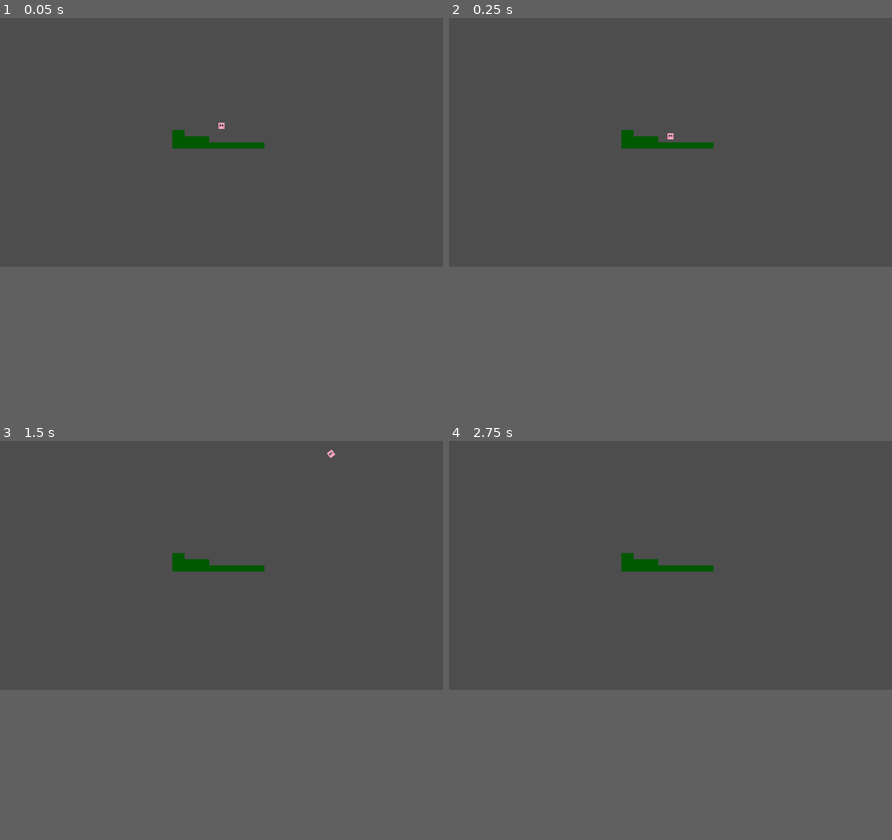
Above: before the commit, frames 1-4 (two rows, left to right).
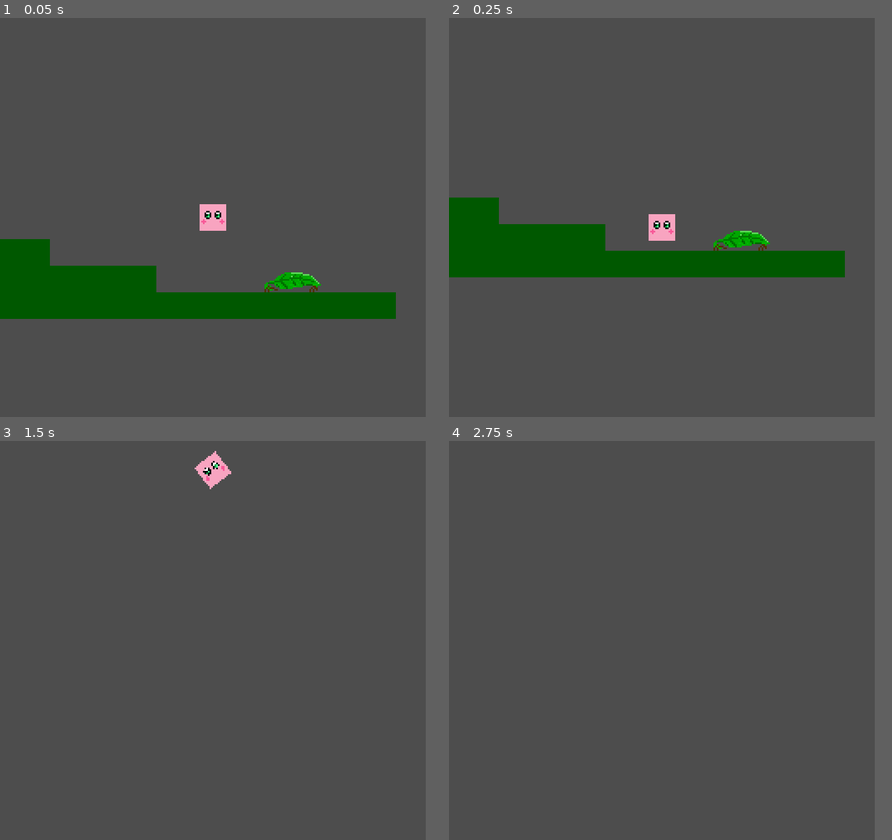
Above: after the commit, the same moments.

Repository: MateusVBC/NES-Jam-02
Game: Godot game, scene res://scenes/game/game.tscn
The game is run twice, just before and just after one commit, with the same random seed, the same clock (stepped at 60 frames per second) and the same inputs.
Inputs:
- Up to frame 1 (0.05 s): no input
- Up to frame 2 (0.25 s): no input
- Up to frame 3 (1.5 s): tap Enter (ui_accept) at 0.5, 0.77, 0.8, 1.07, 1.35 s; hold Right (ui_right) from 0.53 s (still down); tap A (absorb, bound only after the commit) at 0.6 s
- Up to frame 4 (2.75 s): tap Enter (ui_accept) at 1.52, 1.82, 2, 2.3 s; tap A (absorb, bound only after the commit) at 1.55, 2.1 s; release Right (ui_right) at 2.03 s; hold Left (ui_left) from 2.03 s (still down)
In our replay, the window is 799x449 before the commit and 768x720 after it. These sizes can differ from the game's own. Grey fills any space a smaller window leaves; there, only what the larger window draws over its background counts as a difference.

The runs differ from the first frame. In frame 1, 10% of the frame differs, in the area x 0-90%, y 26-76%; in frame 2, 10%, in the area x 0-90%, y 28-65%; in frame 3, 0.9%; in frame 4, 0.5%.

Commit message:
partial commit

Diff:
--- a/project.godot
+++ b/project.godot
@@ -15,6 +15,29 @@
 config/features=PackedStringArray("4.2", "Forward Plus")
 config/icon="res://icon.svg"
 
+[display]
+
+window/size/viewport_width=256
+window/size/viewport_height=240
+window/size/window_width_override=1280
+window/size/window_height_override=960
+window/stretch/mode="viewport"
+
+[input]
+
+absorb={
+"deadzone": 0.5,
+"events": [Object(InputEventKey,"resource_local_to_scene":false,"resource_name":"","device":-1,"window_id":0,"alt_pressed":false,"shift_pressed":false,"ctrl_pressed":false,"meta_pressed":false,"pressed":false,"keycode":0,"physical_keycode":65,"key_label":0,"unicode":97,"echo":false,"script":null)
+, Object(InputEventKey,"resource_local_to_scene":false,"resource_name":"","device":-1,"window_id":0,"alt_pressed":false,"shift_pressed":false,"ctrl_pressed":false,"meta_pressed":false,"pressed":false,"keycode":0,"physical_keycode":90,"key_label":0,"unicode":122,"echo":false,"script":null)
+]
+}
+clear={
+"deadzone": 0.5,
+"events": [Object(InputEventKey,"resource_local_to_scene":false,"resource_name":"","device":-1,"window_id":0,"alt_pressed":false,"shift_pressed":false,"ctrl_pressed":false,"meta_pressed":false,"pressed":false,"keycode":0,"physical_keycode":83,"key_label":0,"unicode":115,"echo":false,"script":null)
+, Object(InputEventKey,"resource_local_to_scene":false,"resource_name":"","device":-1,"window_id":0,"alt_pressed":false,"shift_pressed":false,"ctrl_pressed":false,"meta_pressed":false,"pressed":false,"keycode":0,"physical_keycode":88,"key_label":0,"unicode":120,"echo":false,"script":null)
+]
+}
+
 [rendering]
 
 textures/canvas_textures/default_texture_filter=0
--- /dev/null
+++ b/scenes/entity/player.tscn
@@ -0,0 +1,86 @@
+[gd_scene load_steps=9 format=3 uid="uid://dglqe06b31g4j"]
+
+[ext_resource type="Script" path="res://scripts/entity/player.gd" id="1_r7ntd"]
+[ext_resource type="Texture2D" uid="uid://deqv5cx2gwe1n" path="res://assets/player/player.png" id="2_66pu1"]
+[ext_resource type="Script" path="res://scripts/entity/upgrade_manager.gd" id="3_1pgcn"]
+
+[sub_resource type="RectangleShape2D" id="RectangleShape2D_wkuhb"]
+size = Vector2(16, 16)
+
+[sub_resource type="RectangleShape2D" id="RectangleShape2D_5kqxh"]
+size = Vector2(14, 2)
+
+[sub_resource type="RectangleShape2D" id="RectangleShape2D_n4806"]
+size = Vector2(14, 2)
+
+[sub_resource type="RectangleShape2D" id="RectangleShape2D_mhowt"]
+size = Vector2(14, 1.99997)
+
+[sub_resource type="RectangleShape2D" id="RectangleShape2D_cqvu5"]
+size = Vector2(14, 2.00003)
+
+[node name="Player" type="CharacterBody2D"]
+script = ExtResource("1_r7ntd")
+
+[node name="CollisionShape2D" type="CollisionShape2D" parent="."]
+shape = SubResource("RectangleShape2D_wkuhb")
+
+[node name="Sprite2D" type="Sprite2D" parent="."]
+texture = ExtResource("2_66pu1")
+
+[node name="PowerUp Manager" type="Node2D" parent="."]
+script = ExtResource("3_1pgcn")
+
+[node name="SpriteUp" type="Sprite2D" parent="PowerUp Manager"]
+
+[node name="SpriteDown" type="Sprite2D" parent="PowerUp Manager"]
+rotation = -3.14159
+
+[node name="SpriteRight" type="Sprite2D" parent="PowerUp Manager"]
+rotation = 1.57079
+
+[node name="SpriteLeft" type="Sprite2D" parent="PowerUp Manager"]
+rotation = -1.5708
+
+[node name="Up" type="Area2D" parent="PowerUp Manager" groups=["power_up"]]
+position = Vector2(0, -8)
+collision_layer = 0
+collision_mask = 2
+
+[node name="CollisionShape2D" type="CollisionShape2D" parent="PowerUp Manager/Up"]
+shape = SubResource("RectangleShape2D_5kqxh")
+
+[node name="Down" type="Area2D" parent="PowerUp Manager" groups=["power_up"]]
+position = Vector2(0, 8)
+collision_layer = 0
+collision_mask = 2
+
+[node name="CollisionShape2D" type="CollisionShape2D" parent="PowerUp Manager/Down"]
+shape = SubResource("RectangleShape2D_n4806")
+
+[node name="Right" type="Area2D" parent="PowerUp Manager" groups=["power_up"]]
+position = Vector2(8, 0)
+rotation = 1.57079
+collision_layer = 0
+collision_mask = 2
+
+[node name="CollisionShape2D" type="CollisionShape2D" parent="PowerUp Manager/Right"]
+shape = SubResource("RectangleShape2D_mhowt")
+
+[node name="Left" type="Area2D" parent="PowerUp Manager" groups=["power_up"]]
+position = Vector2(-8, 0)
+rotation = 1.57079
+collision_layer = 0
+collision_mask = 2
+
+[node name="CollisionShape2D" type="CollisionShape2D" parent="PowerUp Manager/Left"]
+shape = SubResource("RectangleShape2D_cqvu5")
+
+[connection signal="area_entered" from="PowerUp Manager/Up" to="PowerUp Manager" method="_on_up_area_entered"]
+[connection signal="area_exited" from="PowerUp Manager/Up" to="PowerUp Manager" method="_on_up_area_exited"]
+[connection signal="area_entered" from="PowerUp Manager/Down" to="PowerUp Manager" method="_on_down_area_entered"]
+[connection signal="area_exited" from="PowerUp Manager/Down" to="PowerUp Manager" method="_on_down_area_exited"]
+[connection signal="area_entered" from="PowerUp Manager/Right" to="PowerUp Manager" method="_on_right_area_entered"]
+[connection signal="area_exited" from="PowerUp Manager/Right" to="PowerUp Manager" method="_on_right_area_exited"]
+[connection signal="area_entered" from="PowerUp Manager/Left" to="PowerUp Manager" method="_on_left_area_entered"]
+[connection signal="area_exited" from="PowerUp Manager/Left" to="PowerUp Manager" method="_on_left_area_exited"]
--- /dev/null
+++ b/scenes/entity/power_up.tscn
@@ -0,0 +1,20 @@
+[gd_scene load_steps=3 format=3 uid="uid://kp8e6a1ejlmy"]
+
+[ext_resource type="Texture2D" uid="uid://bbakqcg8rshok" path="res://assets/player/leaf_upgrade.png" id="1_7p5dn"]
+
+[sub_resource type="CapsuleShape2D" id="CapsuleShape2D_mrpc0"]
+radius = 6.0
+height = 34.0
+
+[node name="Leaf" type="Area2D" groups=["power_up"]]
+position = Vector2(-47, -23)
+collision_layer = 2
+collision_mask = 0
+
+[node name="CollisionShape2D" type="CollisionShape2D" parent="."]
+rotation = -1.5708
+shape = SubResource("CapsuleShape2D_mrpc0")
+
+[node name="Sprite2D" type="Sprite2D" parent="."]
+position = Vector2(-1, 18)
+texture = ExtResource("1_7p5dn")
--- a/scenes/game/game.tscn
+++ b/scenes/game/game.tscn
@@ -1,6 +1,7 @@
-[gd_scene load_steps=6 format=3 uid="uid://cy0x7sblihosr"]
+[gd_scene load_steps=7 format=3 uid="uid://cy0x7sblihosr"]
 
-[ext_resource type="PackedScene" uid="uid://dglqe06b31g4j" path="res://scenes/game/player.tscn" id="1_v6h00"]
+[ext_resource type="PackedScene" uid="uid://kp8e6a1ejlmy" path="res://scenes/entity/power_up.tscn" id="1_6ncmw"]
+[ext_resource type="PackedScene" uid="uid://dglqe06b31g4j" path="res://scenes/entity/player.tscn" id="1_v6h00"]
 [ext_resource type="Texture2D" uid="uid://bix3idt8npenm" path="res://assets/tiles.png" id="2_pipt6"]
 
 [sub_resource type="TileSetAtlasSource" id="TileSetAtlasSource_qh07c"]
@@ -140,6 +141,9 @@
 
 [node name="Game" type="Node2D"]
 
+[node name="Leaf" parent="." instance=ExtResource("1_6ncmw")]
+position = Vector2(50, -6)
+
 [node name="TileMap" type="TileMap" parent="."]
 tile_set = SubResource("TileSet_hn2pm")
 format = 2
@@ -147,11 +151,14 @@
 layer_0/tile_data = PackedInt32Array(65532, 0, 0, 65533, 0, 0, 65534, 0, 0, 65535, 0, 0, 0, 0, 0, 1, 0, 0, 2, 0, 0, 3, 0, 0, 4, 0, 0, 5, 0, 0, 6, 0, 0, 65531, 0, 0, 65530, 0, 0, 65529, 0, 0, 65528, 0, 0, -3, 0, 0, -4, 0, 0, -5, 0, 0, -6, 0, 0, -7, 0, 0, -65543, 0, 0, -8, 0, 0, -65544, 0, 0)
 
 [node name="Player" parent="." instance=ExtResource("1_v6h00")]
-position = Vector2(0, -45)
+position = Vector2(2, -47)
 
-[node name="Camera2D" type="Camera2D" parent="."]
+[node name="Camera2D" type="Camera2D" parent="Player"]
+limit_top = -300
+limit_bottom = 100
 
 [node name="StaticBody2D" type="StaticBody2D" parent="."]
+position = Vector2(-72, 170)
 
 [node name="CollisionShape2D" type="CollisionShape2D" parent="StaticBody2D"]
 shape = SubResource("WorldBoundaryShape2D_8c5f3")
--- a/scenes/game/player.tscn
+++ /dev/null
@@ -1,16 +0,0 @@
-[gd_scene load_steps=4 format=3 uid="uid://dglqe06b31g4j"]
-
-[ext_resource type="Script" path="res://scripts/entity/player.gd" id="1_r7ntd"]
-[ext_resource type="Texture2D" uid="uid://deqv5cx2gwe1n" path="res://assets/player/player.png" id="2_66pu1"]
-
-[sub_resource type="RectangleShape2D" id="RectangleShape2D_wkuhb"]
-size = Vector2(32, 32)
-
-[node name="Player" type="CharacterBody2D"]
-script = ExtResource("1_r7ntd")
-
-[node name="CollisionShape2D" type="CollisionShape2D" parent="."]
-shape = SubResource("RectangleShape2D_wkuhb")
-
-[node name="Sprite2D" type="Sprite2D" parent="."]
-texture = ExtResource("2_66pu1")
--- a/scripts/entity/player.gd
+++ b/scripts/entity/player.gd
@@ -4,13 +4,19 @@
 const SPEED = 300.0
 const JUMP_VELOCITY = -400.0
 
+@onready var powerUpManager = $"PowerUp Manager"
+
+@export var powerUps := {"up": false, "down": false, "right": false, "left": false};
+
 # Get the gravity from the project settings to be synced with RigidBody nodes.
 var gravity = ProjectSettings.get_setting("physics/2d/default_gravity")
+var leaf_gravity = gravity / 2;
 
 var target_rotation: float = 0.0
 var rotation_elapsed: float = 2.0
 var rotation_direction := 1
 var initial_rotation: float = 0
+
 
 
 func _physics_process(delta):
@@ -19,6 +25,7 @@
 
 	# Handle jump.
 	if Input.is_action_just_pressed("ui_accept"):
+		print(rotation_degrees);
 		rotation_elapsed = 0;
 		initial_rotation = rotation;
 		target_rotation += deg_to_rad(90)
@@ -37,6 +44,11 @@
 
 	move_and_slide()
 
+func _process(_delta):
+	if Input.is_action_just_pressed("absorb"):
+		powerUps = powerUpManager.get_touching_sides();
+		print(powerUps);
+
 func rotate_player_90_degrees(delta):
 	target_rotation = fmod(target_rotation, (2 * PI))
 	rotation = lerp_angle(initial_rotation, rotation_direction * target_rotation, rotation_elapsed);
--- /dev/null
+++ b/scripts/entity/upgrade_manager.gd
@@ -0,0 +1,51 @@
+extends Node
+class_name PowerUpManager
+
+@export var collidingSides := {"up": false, "down": false, "right": false, "left": false};
+
+@onready var up = $Up
+@onready var down = $Down
+@onready var right = $Right
+@onready var left = $Left
+
+func get_touching_sides():
+	return collidingSides;
+
+#UP
+func _on_up_area_entered(area):
+	if area.is_in_group("power_up"):
+		collidingSides["up"] = area;
+
+func _on_up_area_exited(area):
+	if area.is_in_group("power_up"):
+		collidingSides["up"] = false;
+
+#DOWN
+func _on_down_area_entered(area):
+	if area.is_in_group("power_up"):
+		collidingSides["down"] = area;
+
+
+func _on_down_area_exited(area):
+	if area.is_in_group("power_up"):
+		collidingSides["down"] = false;
+
+#LEFT
+func _on_right_area_entered(area):
+	if area.is_in_group("power_up"):
+		collidingSides["right"] = area;
+
+
+func _on_right_area_exited(area):
+	if area.is_in_group("power_up"):
+		collidingSides["right"] = false;
+
+#RIGHT
+func _on_left_area_entered(area):
+	if area.is_in_group("power_up"):
+		collidingSides["left"] = area;
+
+
+func _on_left_area_exited(area):
+	if area.is_in_group("power_up"):
+		collidingSides["left"] = false;
